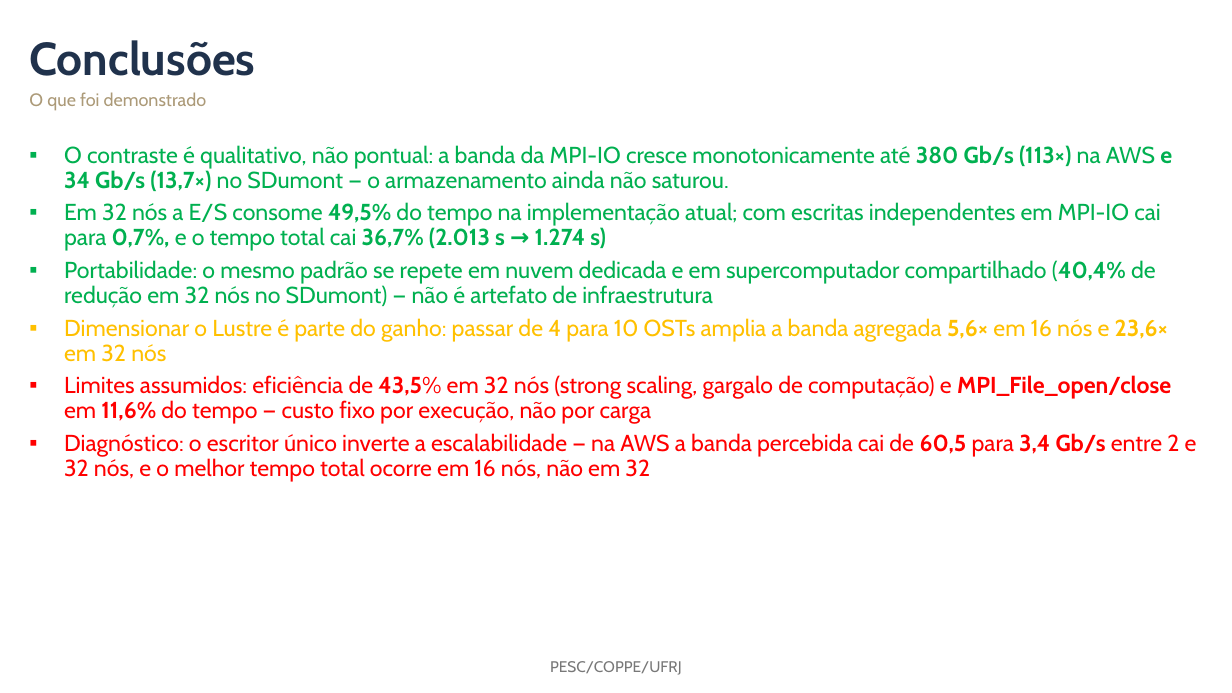
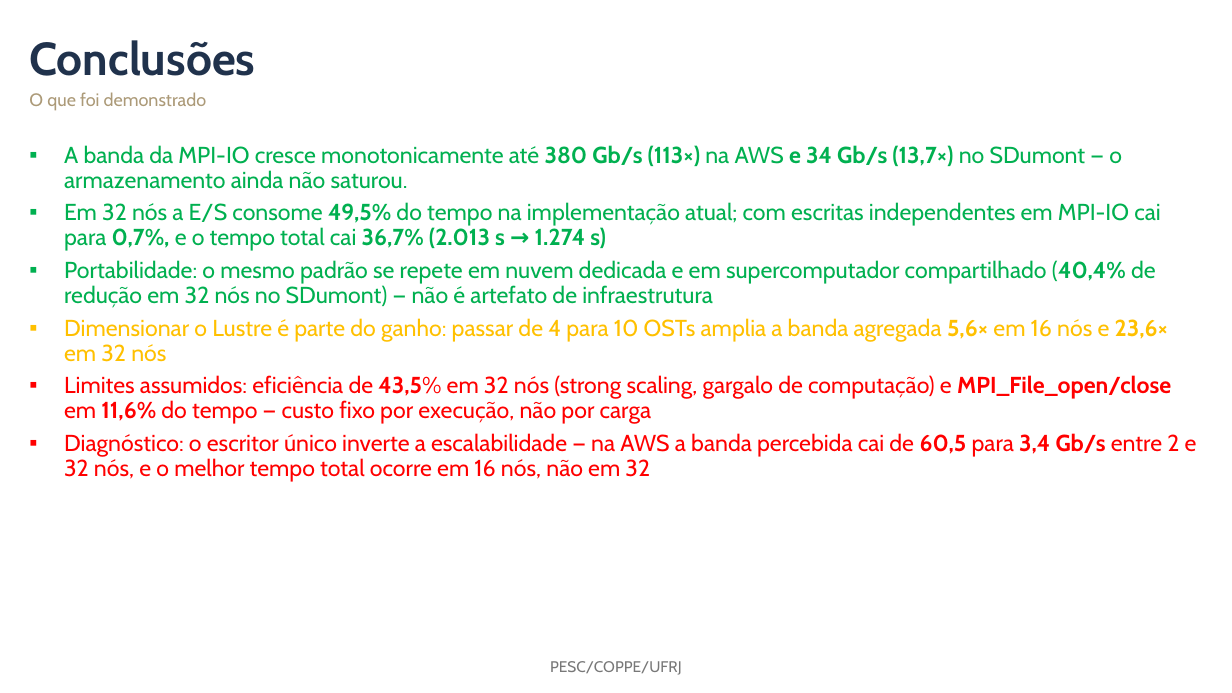
Before and after one commit to mbrcruz/SDDP-MPIO-Latex, a slide deck: slide 24 of Apresentacao/Apresentacao_MPIO.pptx. Drawn at 1232x693 pixels with LibreOffice and Linux fonts; fonts in the diff are those of the drawing. Boxes give left, top, right and bottom in pixels: in the first picture for what was removed or moved away, otherwise in the second. Text is boxed around its words. In the diff, an @@ line names an element or a change of style, - is before the commit and + after.

Commit message:
Fix conclusion

```diff
--- a/Apresentacao/Apresentacao_MPIO.pptx
+++ b/Apresentacao/Apresentacao_MPIO.pptx
@@ text at (64,145,1122,189): text changed @@
-▪ O contraste é qualitativo, não pontual: a banda da MPI-IO cresce monotonicamente até 380 Gb/s (113×) na AWS e 34 Gb/s (13,7×) no SDumont — o armazenamento ainda não saturou.
+▪ A banda da MPI-IO cresce monotonicamente até 380 Gb/s (113×) na AWS e 34 Gb/s (13,7×) no SDumont — o armazenamento ainda não saturou.
```
